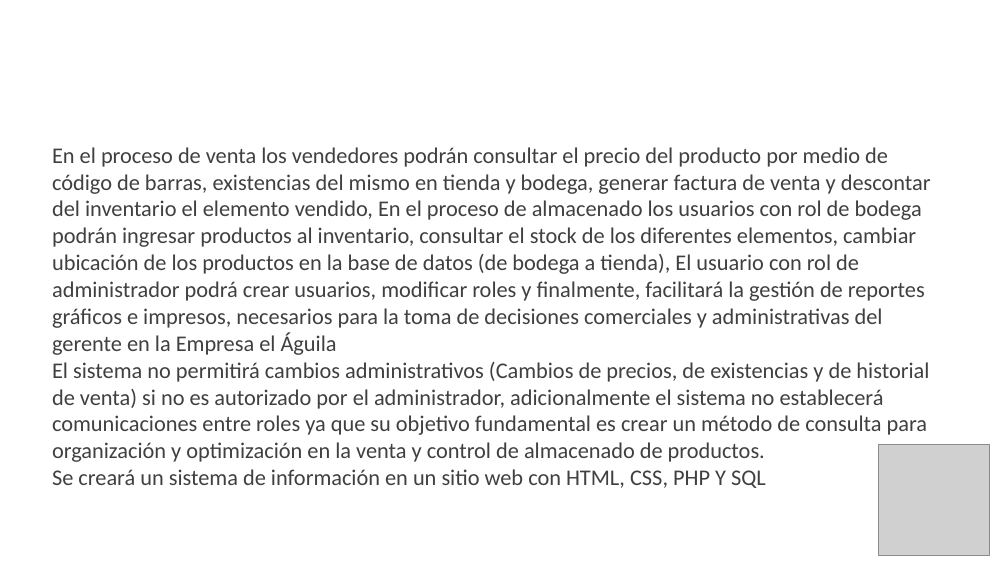
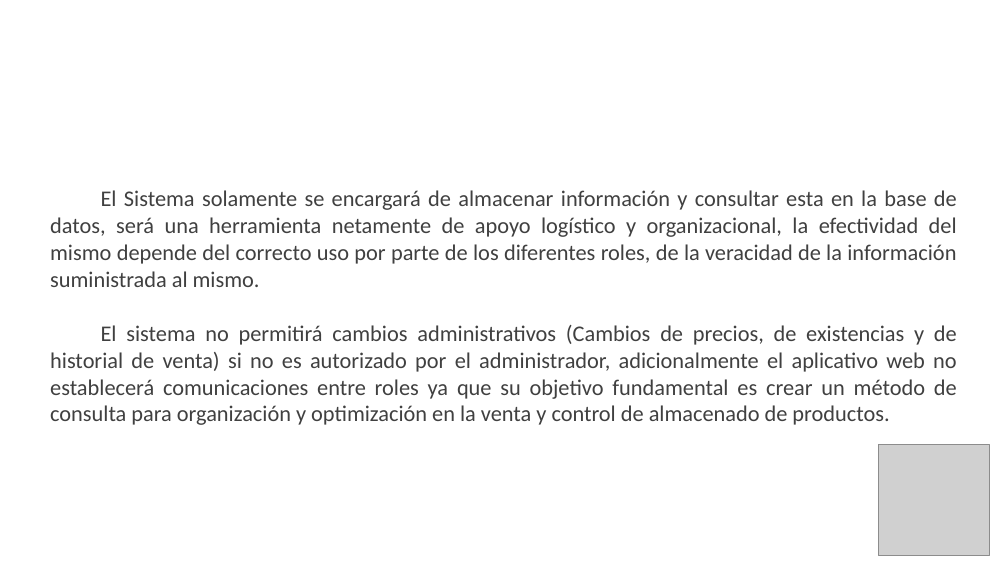
Before and after one commit to bsgaleano20/proyecto_tec_adsi, a slide deck: slide 13 of app/app_documentacion/1er_trim/1_1_1_presentacion_proyecto.pptx (slide 11 before the commit). Drawn at 1008x567 pixels with LibreOffice and Linux fonts; fonts in the diff are those of the drawing; grey boxes stand for pictures; background and template pictures are left out. Boxes give left, top, right and bottom in pixels: in the first picture for what was removed or moved away, otherwise in the second. Text is boxed around its words. In the diff, an @@ line names an element or a change of style, - is before the commit and + after.

Commit message:
Correcciónes realizadas por el profesor en diapositvias y diagramas de proceso

```diff
--- a/app/app_documentacion/1er_trim/1_1_1_presentacion_proyecto.pptx
+++ b/app/app_documentacion/1er_trim/1_1_1_presentacion_proyecto.pptx
@@ text at box(50, 190, 957, 425): text changed @@
-En el proceso de venta los vendedores podrán consultar el precio del producto por medio de código de barras, existencias del mismo en tienda y bodega, generar factura de venta y descontar del inventario el elemento vendido, En el proceso de almacenado los usuarios con rol de bodega podrán ingresar productos al inventario, consultar el stock de los diferentes elementos, cambiar ubicación de los productos en la base de datos (de bodega a tienda), El usuario con rol de administrador podrá crear usuarios, modificar roles y finalmente, facilitará la gestión de reportes gráficos e impresos, necesarios para la toma de decisiones comerciales y administrativas del gerente en la Empresa el Águila
-El sistema no permitirá cambios administrativos (Cambios de precios, de existencias y de historial de venta) si no es autorizado por el administrador, adicionalmente el sistema no establecerá comunicaciones entre roles ya que su objetivo fundamental es crear un método de consulta para organización y optimización en la venta y control de almacenado de productos.
-Se creará un sistema de información en un sitio web con HTML, CSS, PHP Y SQL
+El Sistema solamente se encargará de almacenar información y consultar esta en la base de datos, será una herramienta netamente de apoyo logístico y organizacional, la efectividad del mismo depende del correcto uso por parte de los diferentes roles, de la veracidad de la información suministrada al mismo.
+El sistema no permitirá cambios administrativos (Cambios de precios, de existencias y de historial de venta) si no es autorizado por el administrador, adicionalmente el aplicativo web no establecerá comunicaciones entre roles ya que su objetivo fundamental es crear un método de consulta para organización y optimización en la venta y control de almacenado de productos.
```
Also in this commit, not shown: 6 other slides changed, 6 slides added, 3 slides removed, 8 other files.
